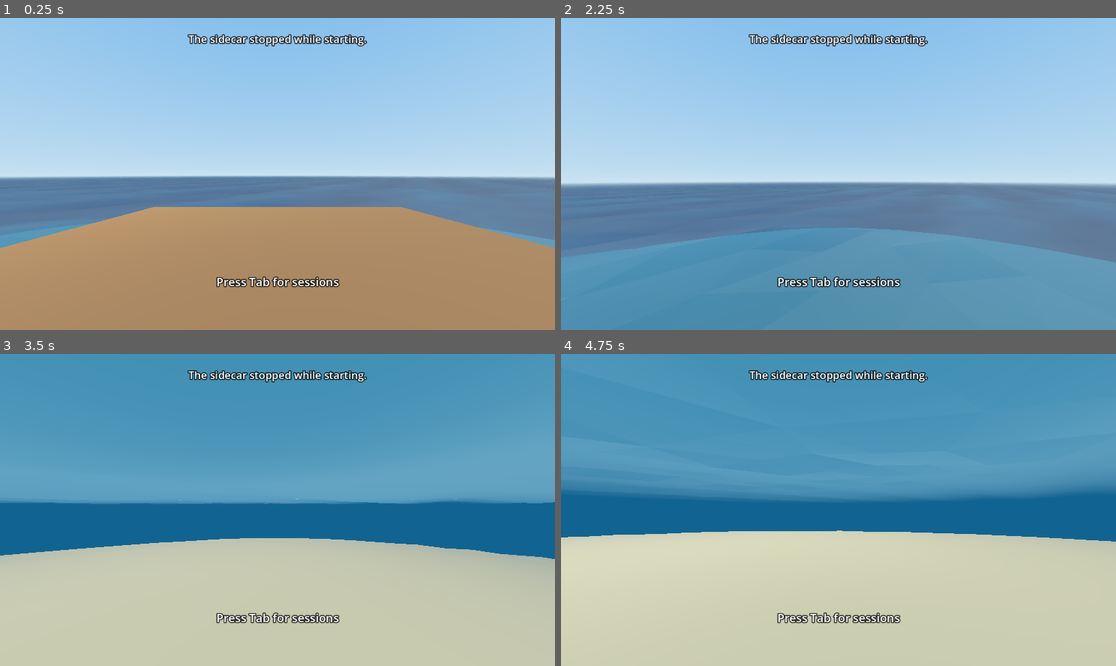
Above: before the commit, frames 1-4 (two rows, left to right).
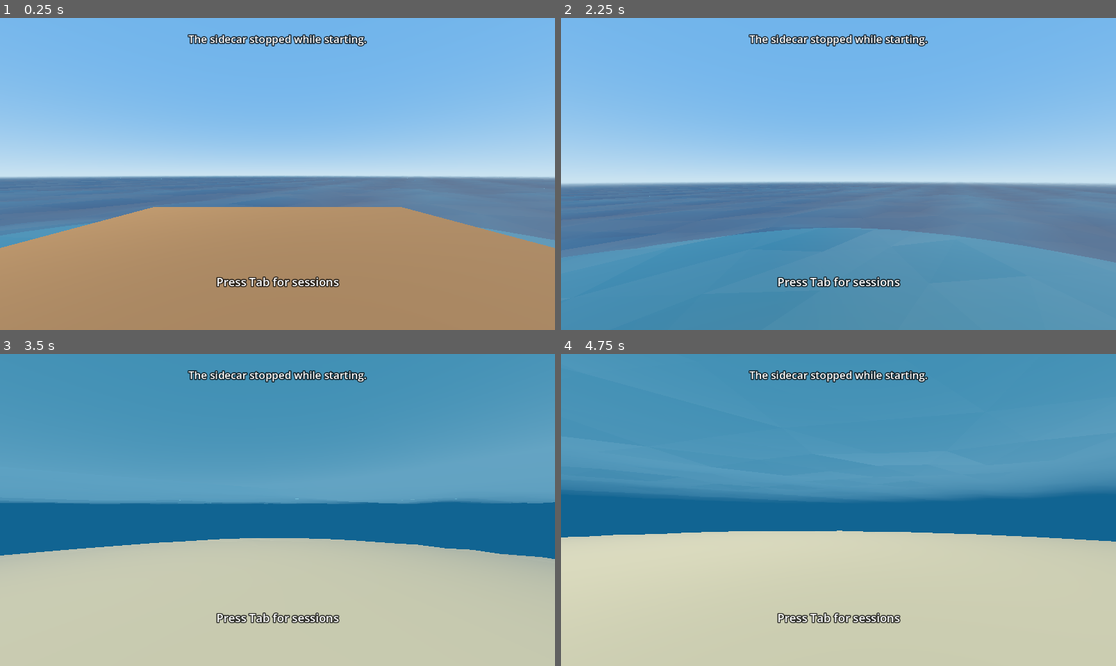
Above: after the commit, the same moments.

Repository: PaoloPortugal/The-Beach
Game: Godot game, scene res://world/world.tscn
Same seed, same stepped clock (60 frames per second), same inputs: the game is played once before the commit and once after it.
Inputs (mouse positions are in pixels of both pictures, inside the frame that each line leads up to):
- Up to frame 1 (0.25 s): no input
- Up to frame 2 (2.25 s): tap Enter at 0.5, 2.1 s; move the mouse to (866, 174) at 0.52 s; hold E (interact) 0.53-1.28 s; hold W (move_forward) from 0.53 s (still down); click (866, 174) at 0.67 s; tap Space (jump) at 0.77, 1.07, 1.52, 1.82 s; move the mouse to (810, 174) at 1.27 s; tap Shift (sprint) at 1.35 s; move the mouse to (849, 167) at 2.02 s
- Up to frame 3 (3.5 s): keep holding W (move_forward); tap Space (jump) at 2.75, 3.02, 3.32 s; move the mouse to (271, 516) at 2.77 s; tap Keypad Enter at 2.85 s; click (271, 516) at 2.92 s
- Up to frame 4 (4.75 s): keep holding W (move_forward); move the mouse to (877, 513) at 3.52 s; tap B at 3.6 s; tap Space (jump) at 3.77, 4.07, 4.52 s; move the mouse to (794, 506) at 4.27 s; tap E (interact) at 4.35 s

The runs differ from the first frame. In frame 1, 36% of the frame differs, in the area x 0-100%, y 0-41%; in frame 2, 37%, in the area x 0-100%, y 0-43%; in frame 3, less than 0.1%; in frame 4, less than 0.1%.

Commit message:
W09 tuning: darker storm sky and bigger clouds, softer moonlight, darker sea floor under water at night, warmer sunset with a tighter horizon band, brighter lightning flash and wider bolt
Co-Authored-By: Claude Opus 5.5 <noreply@anthropic.com>

Diff:
--- a/world/sky/clouds.gd
+++ b/world/sky/clouds.gd
@@ -5,17 +5,17 @@
 ## (each grows in or shrinks away rather than popping) and a storm darkens
 ## them. They wrap around the camera, so there are always clouds about.
 
-const COUNT := 30
+const COUNT := 40
 ## The square around the camera they drift in, metres, and their height.
 const AREA := 800.0
-const MIN_Y := 90.0
-const MAX_Y := 130.0
+const MIN_Y := 80.0
+const MAX_Y := 120.0
 ## Drift speed, m/s: calm and at full wind.
 const CALM_DRIFT := 2.0
 const WINDY_DRIFT := 12.0
 
 const WHITE := Color(0.96, 0.97, 0.98)
-const STORMY := Color(0.42, 0.44, 0.48)
+const STORMY := Color(0.34, 0.36, 0.40)
 
 var weather: Weather
 ## The wind's direction, the same for the whole run.
@@ -79,11 +79,11 @@
 	var st := SurfaceTool.new()
 	st.begin(Mesh.PRIMITIVE_TRIANGLES)
 	var blobs := rng.randi_range(3, 6)
-	var length := rng.randf_range(30.0, 60.0)
+	var length := rng.randf_range(60.0, 130.0)
 	for b in blobs:
 		var along := (b / float(blobs - 1) - 0.5) * length
-		var r := rng.randf_range(8.0, 15.0) * (1.0 - absf(along) / length)
-		var centre := Vector3(along, rng.randf_range(-1.0, 3.0), rng.randf_range(-5.0, 5.0))
+		var r := rng.randf_range(16.0, 30.0) * (1.0 - absf(along) / length)
+		var centre := Vector3(along, rng.randf_range(-2.0, 5.0), rng.randf_range(-10.0, 10.0))
 		_blob(st, centre, Vector3(r * 1.3, r * 0.45, r))
 	st.generate_normals() # per face: the vertices aren't shared
 	return st.commit()
--- a/world/sky/day_night.gd
+++ b/world/sky/day_night.gd
@@ -20,23 +20,25 @@
 const SUNSET_COLOUR := Color(1.0, 0.62, 0.38)
 const MOON_COLOUR := Color(0.62, 0.72, 1.0)
 const SUN_ENERGY := 1.1
-const MOON_ENERGY := 0.4
+const MOON_ENERGY := 0.12
 
 ## The sky's top and horizon colours by day, at sunset and by night.
 const DAY_TOP := Color(0.32, 0.56, 0.86)
 const DAY_HORIZON := Color(0.66, 0.8, 0.9)
-const DUSK_TOP := Color(0.30, 0.36, 0.62)
-const DUSK_HORIZON := Color(0.93, 0.62, 0.45)
+const DUSK_TOP := Color(0.22, 0.32, 0.58)
+const DUSK_HORIZON := Color(0.98, 0.58, 0.30)
 const NIGHT_TOP := Color(0.03, 0.05, 0.13)
 const NIGHT_HORIZON := Color(0.10, 0.15, 0.27)
-## Overcast skies tend to this grey (times the light of the hour).
+## Overcast skies tend to this grey (times the light of the hour), and
+## a storm's to a darker one.
 const OVERCAST := Color(0.56, 0.60, 0.64)
+const STORM_SKY := Color(0.27, 0.30, 0.34)
 
 ## Ambient light, day and night: night keeps enough to find your way.
 const DAY_AMBIENT := Color(0.66, 0.8, 0.9)
 const NIGHT_AMBIENT := Color(0.32, 0.40, 0.62)
 const DAY_AMBIENT_ENERGY := 0.6
-const NIGHT_AMBIENT_ENERGY := 0.55
+const NIGHT_AMBIENT_ENERGY := 0.35
 
 ## The darkness now, for night lights made after it was last sent.
 static var current_darkness := 0.0
@@ -117,6 +119,7 @@
 	var h := sun.y
 	darkness = darkness_at(h)
 	var cover := weather.cover if weather else 0.0
+	var storm := weather.storm if weather else 0.0
 	var flash := weather.flash if weather else 0.0
 
 	# The light: the sun above the horizon, the moon (opposite) below it.
@@ -131,7 +134,13 @@
 	else:
 		energy = MOON_ENERGY * smoothstep(0.0, 0.2, up)
 		colour = MOON_COLOUR
-	energy *= 1.0 - 0.6 * cover
+	energy *= (1.0 - 0.6 * cover) * (1.0 - 0.3 * storm)
+	# Under the water at night the sea floor would stand out pale against
+	# the dark water's fog: less light reaches down there.
+	var below := 1.0
+	if underwater and underwater.active:
+		below = lerpf(1.0, 0.4, darkness)
+	energy *= below
 	_light.light_color = colour
 	_light.light_energy = energy + flash * 0.6
 	_light.visible = energy > 0.001 or flash > 0.0
@@ -147,8 +156,11 @@
 	var light_of_hour := lerpf(1.0, 0.18, darkness)
 	top = top.lerp(OVERCAST * light_of_hour, cover * 0.75)
 	horizon = horizon.lerp(OVERCAST * light_of_hour, cover * 0.75)
-	top = top.lerp(Color(0.8, 0.84, 0.95), flash * 0.35)
-	horizon = horizon.lerp(Color(0.8, 0.84, 0.95), flash * 0.35)
+	top = top.lerp(STORM_SKY * light_of_hour, storm * 0.85)
+	horizon = horizon.lerp(STORM_SKY * light_of_hour, storm * 0.75)
+	# Lightning lifts the sky for a moment, never to white.
+	top = top.lerp(Color(0.72, 0.76, 0.88), flash * 0.7)
+	horizon = horizon.lerp(Color(0.72, 0.76, 0.88), flash * 0.7)
 	_sky.set_shader_parameter("top_colour", top)
 	_sky.set_shader_parameter("horizon_colour", horizon)
 	_sky.set_shader_parameter("sun_direction", sun)
@@ -160,7 +172,7 @@
 	var ambient := DAY_AMBIENT.lerp(NIGHT_AMBIENT, darkness)
 	ambient = ambient.lerp(OVERCAST, cover * 0.4)
 	_environment.ambient_light_color = ambient
-	_environment.ambient_light_energy = lerpf(DAY_AMBIENT_ENERGY, NIGHT_AMBIENT_ENERGY, darkness) * (1.0 - 0.2 * cover) + flash * 0.5
+	_environment.ambient_light_energy = lerpf(DAY_AMBIENT_ENERGY, NIGHT_AMBIENT_ENERGY, darkness) * (1.0 - 0.2 * cover) * (1.0 - 0.25 * storm) * below + flash * 0.6
 
 	# The fog fades into the horizon above the water; under it, the
 	# water's own blue, darker by night.
--- a/world/sky/lightning_bolt.gd
+++ b/world/sky/lightning_bolt.gd
@@ -9,7 +9,7 @@
 const MAX_DISTANCE := 320.0
 const TOP := 110.0
 const SEGMENTS := 9
-const WIDTH := 1.2
+const WIDTH := 2.0
 ## How long it shows, seconds.
 const SHOW_TIME := 0.3
 
--- a/world/sky/sky.gdshader
+++ b/world/sky/sky.gdshader
@@ -24,12 +24,12 @@
 	vec3 d = EYEDIR;
 	// Up from the horizon; below it, the horizon's colour (the sea hides it).
 	float up = clamp(d.y, 0.0, 1.0);
-	vec3 c = mix(horizon_colour, top_colour, pow(up, 0.6));
+	vec3 c = mix(horizon_colour, top_colour, 1.0 - exp(-up * 6.0));
 
 	// Sun: a disc with a soft glow, low-poly plain.
 	vec3 sun = normalize(sun_direction);
 	float s = dot(d, sun);
-	c += sun_colour * (smoothstep(0.9990, 0.9993, s) * 1.5 + pow(max(s, 0.0), 60.0) * 0.25) * discs;
+	c += sun_colour * (smoothstep(0.9990, 0.9993, s) * 1.2 + pow(max(s, 0.0), 60.0) * 0.25) * discs;
 	// Moon: a pale disc where the sun isn't.
 	float m = dot(d, -sun);
 	c = mix(c, moon_colour, smoothstep(0.9993, 0.9995, m) * discs);
